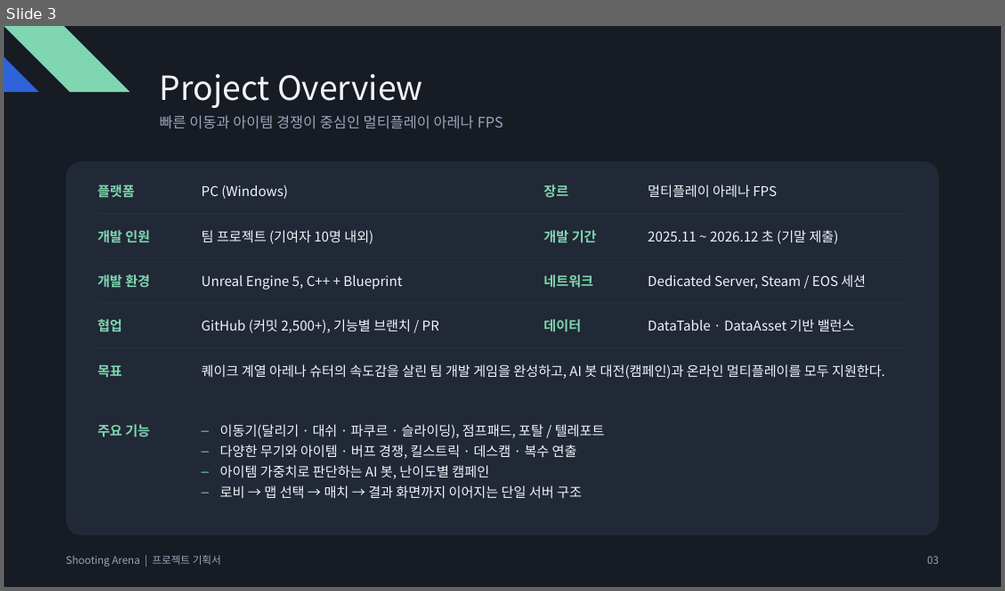
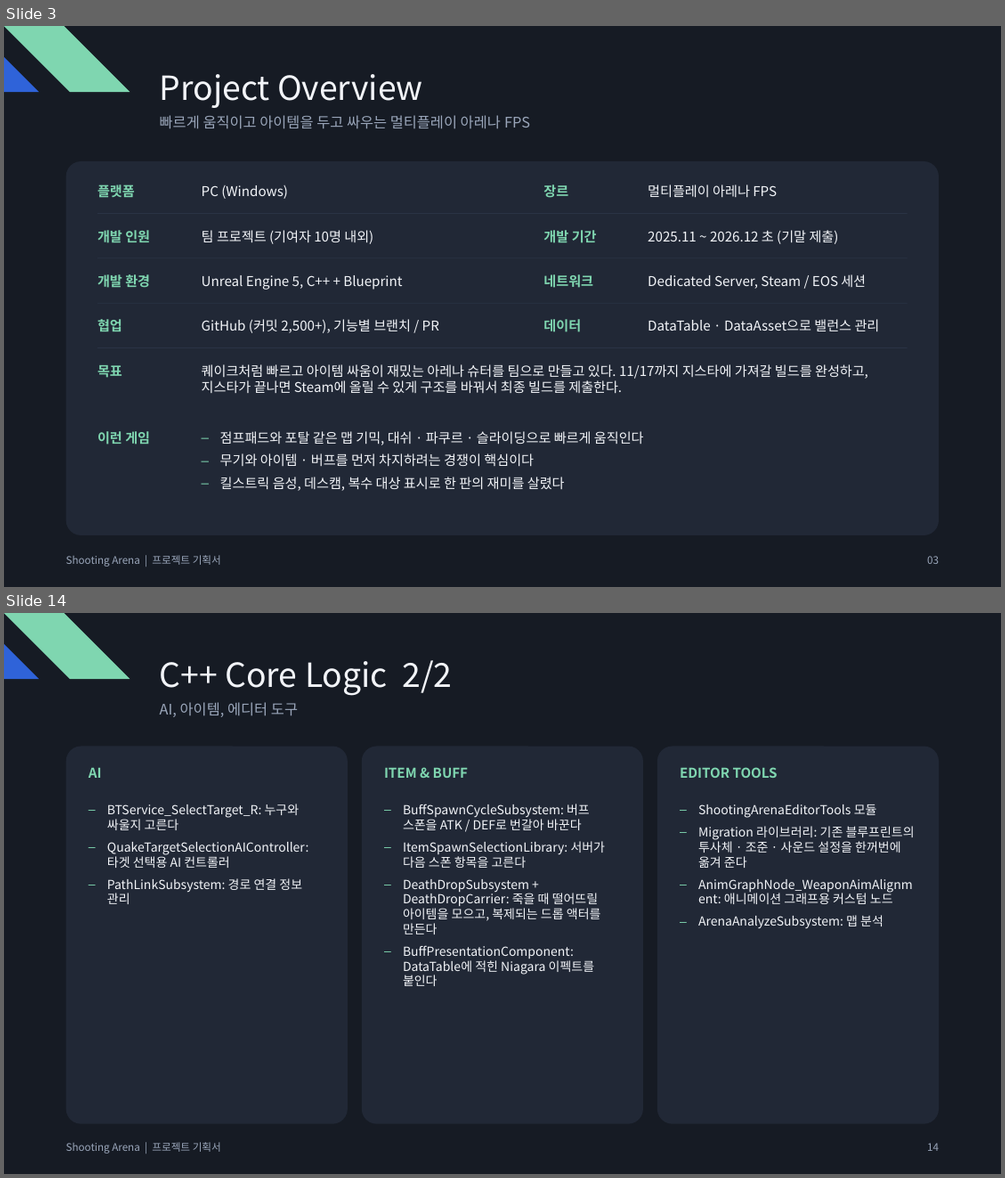
Before and after one commit to Qusbell/BattleArena, a slide deck: Submission/ShootingArena_Project_Plan.pptx. Shown one above the other, each under a label of ours: slide 3 before the commit, slides 3 and 14 after it; the slides between them are not shown. The pictures are 1005x591 and 1005x1178 pixels, drawn with LibreOffice and Linux fonts; fonts in the diff are those of the drawing. Boxes give left, top, right and bottom in pixels: in the first picture for what was removed or moved away, otherwise in the second. Text is boxed around its words. In the diff, an @@ line names an element or a change of style, - is before the commit and + after.

```diff
--- a/Submission/ShootingArena_Project_Plan.pptx
+++ b/Submission/ShootingArena_Project_Plan.pptx
@@ slide 14 added at (4,613,1001,1174), background #161B24 @@
@@ freeform shape added at (4,613,129,679), fill #7FD6B0 @@
@@ freeform shape added at (4,644,39,680), fill #2F63D9 @@
@@ text added at (160,660,453,696), 32 pt, text #F2F4F8 @@
+C++ Core Logic 2/2
@@ text added at (160,702,298,717), 14 pt, text #9AA6BA @@
+AI, 아이템, 에디터 도구
@@ rounded rectangle added at (66,747,348,1124), fill #212836 @@
@@ text added at (89,767,102,778), 13 pt, text #7FD6B0, bold @@
+AI
@@ rounded rectangle added at (362,747,643,1124), fill #212836 @@
@@ text added at (384,767,468,778), 13 pt, text #7FD6B0, bold @@
+ITEM & BUFF
@@ rounded rectangle added at (657,747,938,1124), fill #212836 @@
@@ text added at (680,767,777,778), 13 pt, text #7FD6B0, bold @@
+EDITOR TOOLS
@@ text added at (107,803,309,904), 12 pt, text #F2F4F8 @@
+– BTService_SelectTarget_R: 누구와 싸울지 고른다
+– QuakeTargetSelectionAIController: 타겟 선택용 AI 컨트롤러
+– PathLinkSubsystem: 경로 연결 정보 관리
@@ text added at (403,803,606,986), 12 pt, text #F2F4F8 @@
+– BuffSpawnCycleSubsystem: 버프 스폰을 ATK / DEF로 번갈아 바꾼다
+– ItemSpawnSelectionLibrary: 서버가 다음 스폰 항목을 고른다
+– DeathDropSubsystem + DeathDropCarrier: 죽을 때 떨어뜨릴 아이템을 모으고, 복제되는 드롭 액터를 만든다
+– BuffPresentationComponent: DataTable에 적힌 Niagara 이펙트를 붙인다
@@ text added at (698,804,914,929), 12 pt, text #F2F4F8 @@
+– ShootingArenaEditorTools 모듈
+– Migration 라이브러리: 기존 블루프린트의 투사체 · 조준 · 사운드 설정을 한꺼번에 옮겨 준다
+– AnimGraphNode_WeaponAimAlignment: 애니메이션 그래프용 커스텀 노드
+– ArenaAnalyzeSubsystem: 맵 분석
@@ text added at (66,1142,221,1153), 10 pt, text #9AA6BA @@
+Shooting Arena | 프로젝트 기획서
@@ text added at (927,1143,938,1151), 10 pt, text #9AA6BA @@
+14
@@ slide 3 changed as well @@
@@ text at (160,115,530,129): text changed @@
-빠른 이동과 아이템 경쟁이 중심인 멀티플레이 아레나 FPS
+빠르게 움직이고 아이템을 두고 싸우는 멀티플레이 아레나 FPS
@@ text at (647,319,880,332): text changed @@
-DataTable · DataAsset 기반 밸런스
+DataTable · DataAsset으로 밸런스 관리
@@ text at (202,364,868,394): text changed @@
-퀘이크 계열 아레나 슈터의 속도감을 살린 팀 개발 게임을 완성하고, AI 봇 대전(캠페인)과 온라인 멀티플레이를 모두 지원한다.
+퀘이크처럼 빠르고 아이템 싸움이 재밌는 아레나 슈터를 팀으로 만들고 있다. 11/17까지 지스타에 가져갈 빌드를 완성하고, 지스타가 끝나면 Steam에 올릴 수 있게 구조를 바꿔서 최종 빌드를 제출한다.
@@ text at (97,431,150,444): text changed @@
-주요 기능
+이런 게임
@@ text at (220,431,644,491): text changed @@
-– 이동기(달리기 · 대쉬 · 파쿠르 · 슬라이딩), 점프패드, 포탈 / 텔레포트
-– 다양한 무기와 아이템 · 버프 경쟁, 킬스트릭 · 데스캠 · 복수 연출
-– 아이템 가중치로 판단하는 AI 봇, 난이도별 캠페인
-– 로비 → 맵 선택 → 매치 → 결과 화면까지 이어지는 단일 서버 구조
+– 점프패드와 포탈 같은 맵 기믹, 대쉬 · 파쿠르 · 슬라이딩으로 빠르게 움직인다
+– 무기와 아이템 · 버프를 먼저 차지하려는 경쟁이 핵심이다
+– 킬스트릭 음성, 데스캠, 복수 대상 표시로 한 판의 재미를 살렸다
```
Also in this commit, not shown: 14 other slides changed, 12 other slides added, 3 slides removed.
